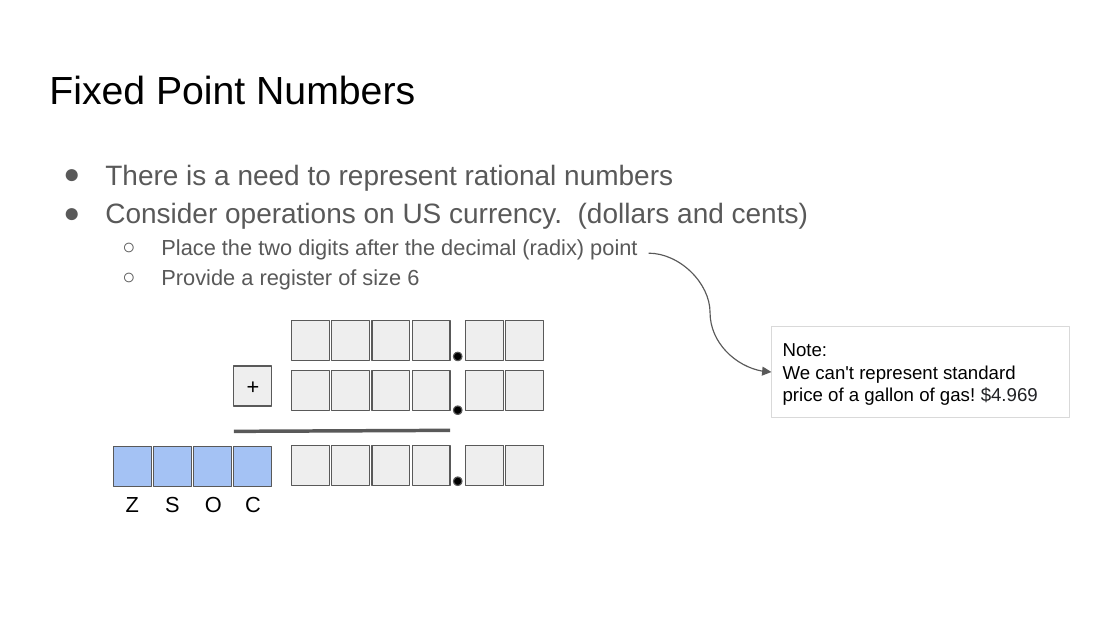
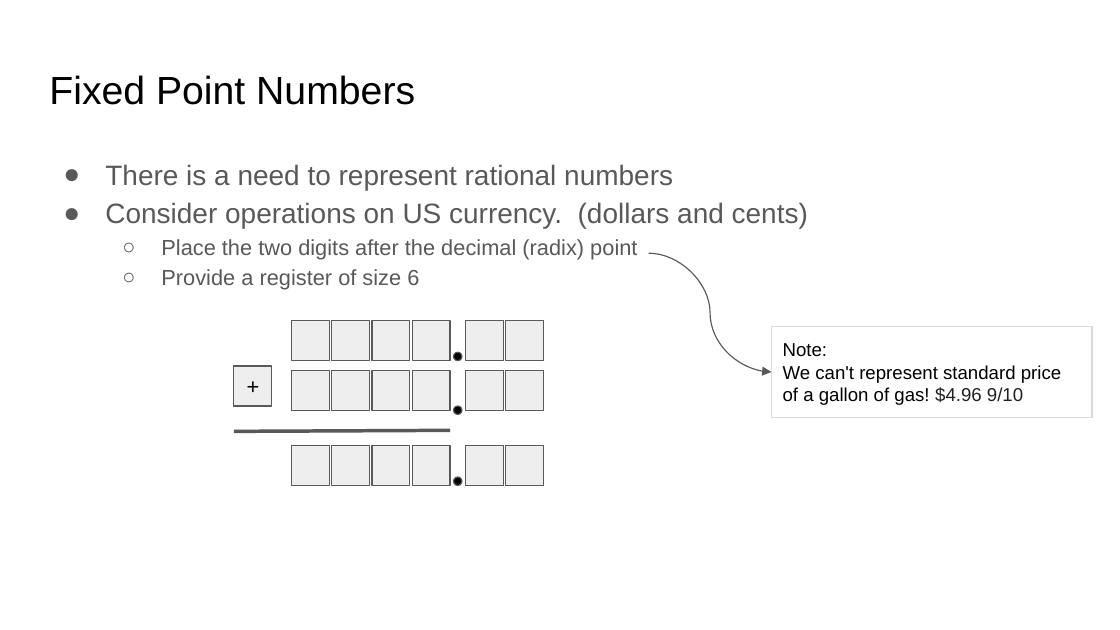
Before and after one commit to COMP122/comp122-s22, a slide deck: slide 10 of format_encodings/documents/Introduction to Numbering Systems.pptx. Drawn at 1120x630 pixels with LibreOffice and Linux fonts; fonts in the diff are those of the drawing. Boxes give left, top, right and bottom in pixels: in the first picture for what was removed or moved away, otherwise in the second. Text is boxed around its words. In the diff, an @@ line names an element or a change of style, - is before the commit and + after.

```diff
--- a/format_encodings/documents/Introduction to Numbering Systems.pptx
+++ b/format_encodings/documents/Introduction to Numbering Systems.pptx
@@ rectangle "Note:": place and size @@
-rectangle "Note:" at box(772, 327, 1070, 418)
+rectangle "Note:" at box(772, 327, 1092, 418)
@@ text in rectangle at box(783, 365, 1061, 405): text changed @@
-We can't represent standard price of a gallon of gas! $4.969
+We can't represent standard price of a gallon of gas! $4.96 9/10
@@ group removed at box(113, 447, 272, 513): 4 rectangles, 4 texts @@
-Z
-S
-O
-C
```
Also in this commit, not shown: 7 other slides changed, 2 other files.
